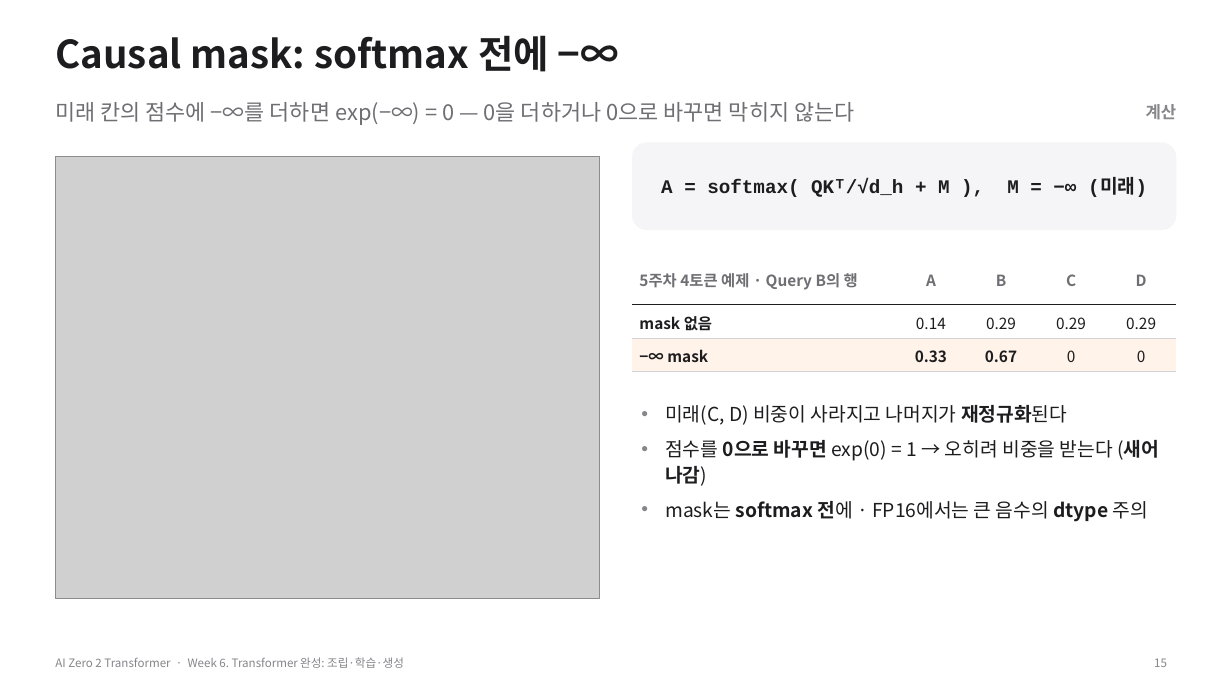
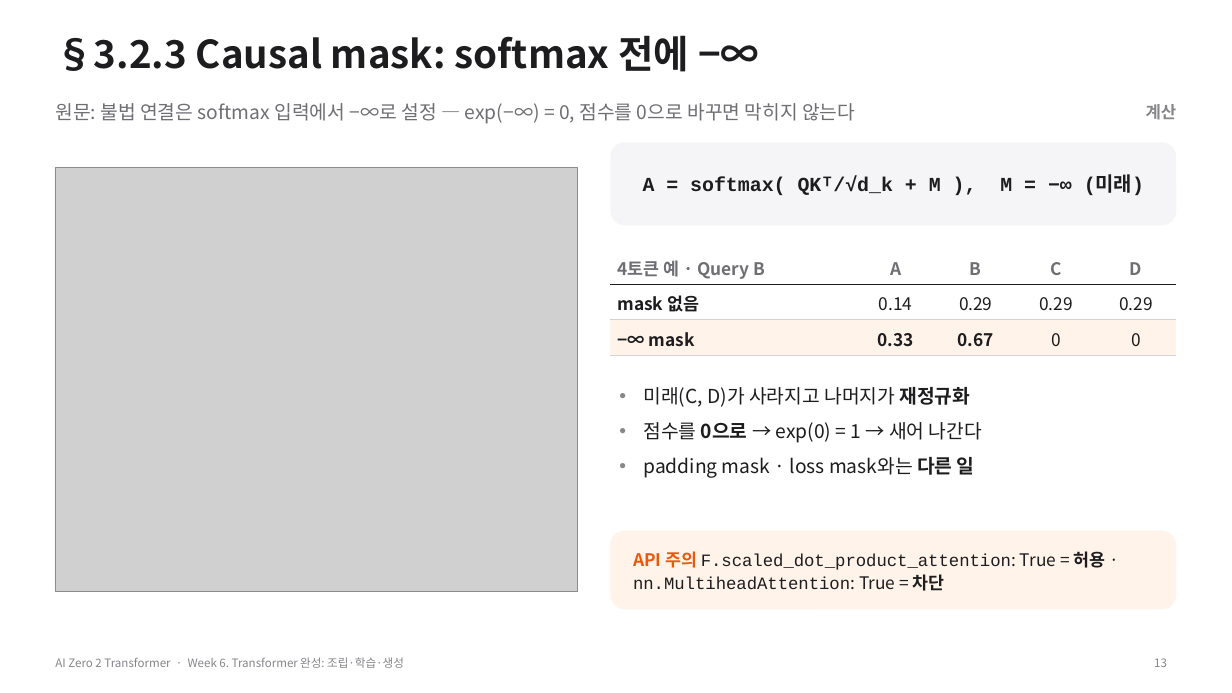
Before and after one commit to myunhh/AI-Zero-2-Transformers, a slide deck: slide 13 of lectures/week06_transformer_complete.pptx (slide 15 before the commit). Drawn at 1232x693 pixels with LibreOffice and Linux fonts; fonts in the diff are those of the drawing; grey boxes stand for pictures. Boxes give left, top, right and bottom in pixels: in the first picture for what was removed or moved away, otherwise in the second. Text is boxed around its words. In the diff, an @@ line names an element or a change of style, - is before the commit and + after.

```diff
--- a/lectures/week06_transformer_complete.pptx
+++ b/lectures/week06_transformer_complete.pptx
@@ title at (55, 35, 690, 72): text changed @@
-Causal mask: softmax 전에 −∞
+§3.2.3 Causal mask: softmax 전에 −∞
@@ text at (55, 103, 855, 124): text changed; size 17 to 15 pt @@
-미래 칸의 점수에 −∞를 더하면 exp(−∞) = 0 — 0을 더하거나 0으로 바꾸면 막히지 않는다
+원문: 불법 연결은 softmax 입력에서 −∞로 설정 — exp(−∞) = 0, 점수를 0으로 바꾸면 막히지 않는다
@@ rounded rectangle: place and size @@
-rounded rectangle at (632, 142, 1177, 230)
+rounded rectangle at (610, 142, 1177, 226)
@@ rounded rectangle at (610, 142, 1177, 226): proportions changed @@
@@ picture: place and size @@
-picture at (55, 156, 600, 598)
+picture at (55, 167, 578, 592)
@@ text at (643, 177, 1144, 195): text changed; size 15 to 15.5 pt @@
-A = softmax( QKᵀ/√d_h + M ), M = −∞ (미래)
+A = softmax( QKᵀ/√d_k + M ), M = −∞ (미래)
@@ table at (610, 249, 1177, 355) @@
-row 1, column 1: 5주차 4토큰 예제 · Query B의 행
+row 1, column 1: 4토큰 예 · Query B
@@ size 12 to 13.5 pt in "A", "B", "C", "D" and 10 more places @@
@@ table: place and size @@
-table at (632, 253, 1177, 372)
+table at (610, 249, 1177, 355)
@@ text at (644, 387, 982, 478): text changed @@
-• 미래(C, D) 비중이 사라지고 나머지가 재정규화된다
-• 점수를 0으로 바꾸면 exp(0) = 1 → 오히려 비중을 받는다 (새어 나감)
-• mask는 softmax 전에 · FP16에서는 큰 음수의 dtype 주의
+• 미래(C, D)가 사라지고 나머지가 재정규화
+• 점수를 0으로 → exp(0) = 1 → 새어 나간다
+• padding mask · loss mask와는 다른 일
@@ rounded rectangle added at (610, 531, 1177, 610), fill #FFF3EA, 13.5 pt, text #1D1D1F @@
+API 주의 F.scaled_dot_product_attention: True = 허용 · nn.MultiheadAttention: True = 차단
@@ page number at (1154, 658, 1167, 667): text changed @@
-15
+13
```
Also in this commit, not shown: 27 other slides changed, 24 slides added, 18 slides removed, 11 other files.
